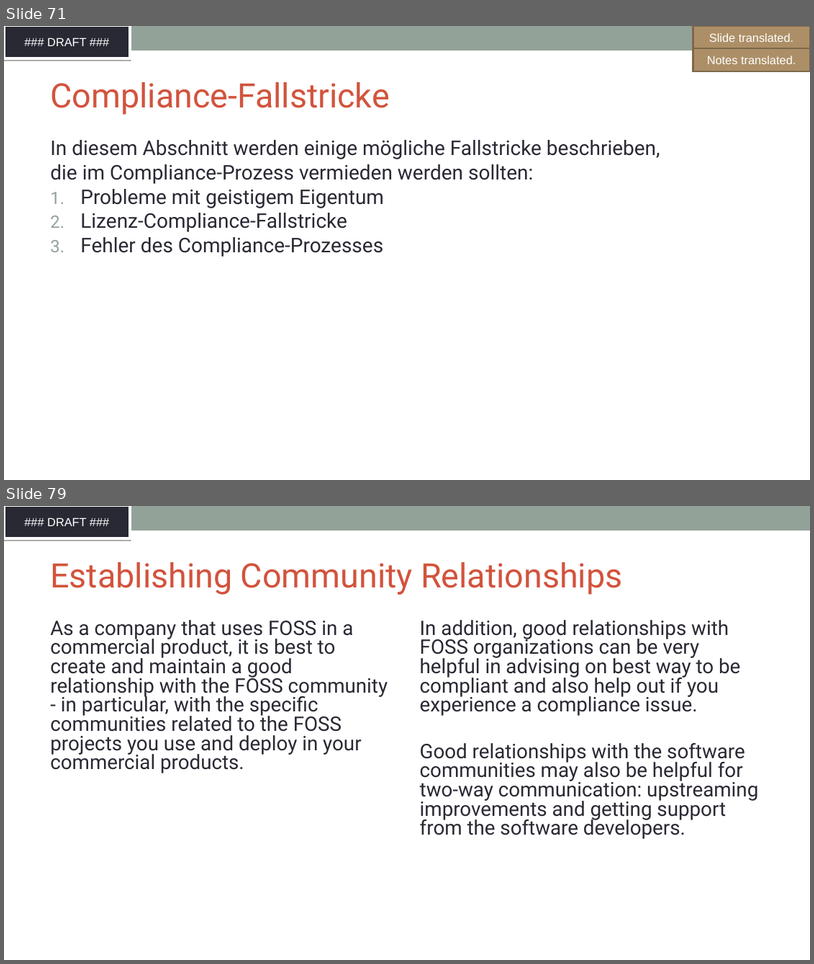
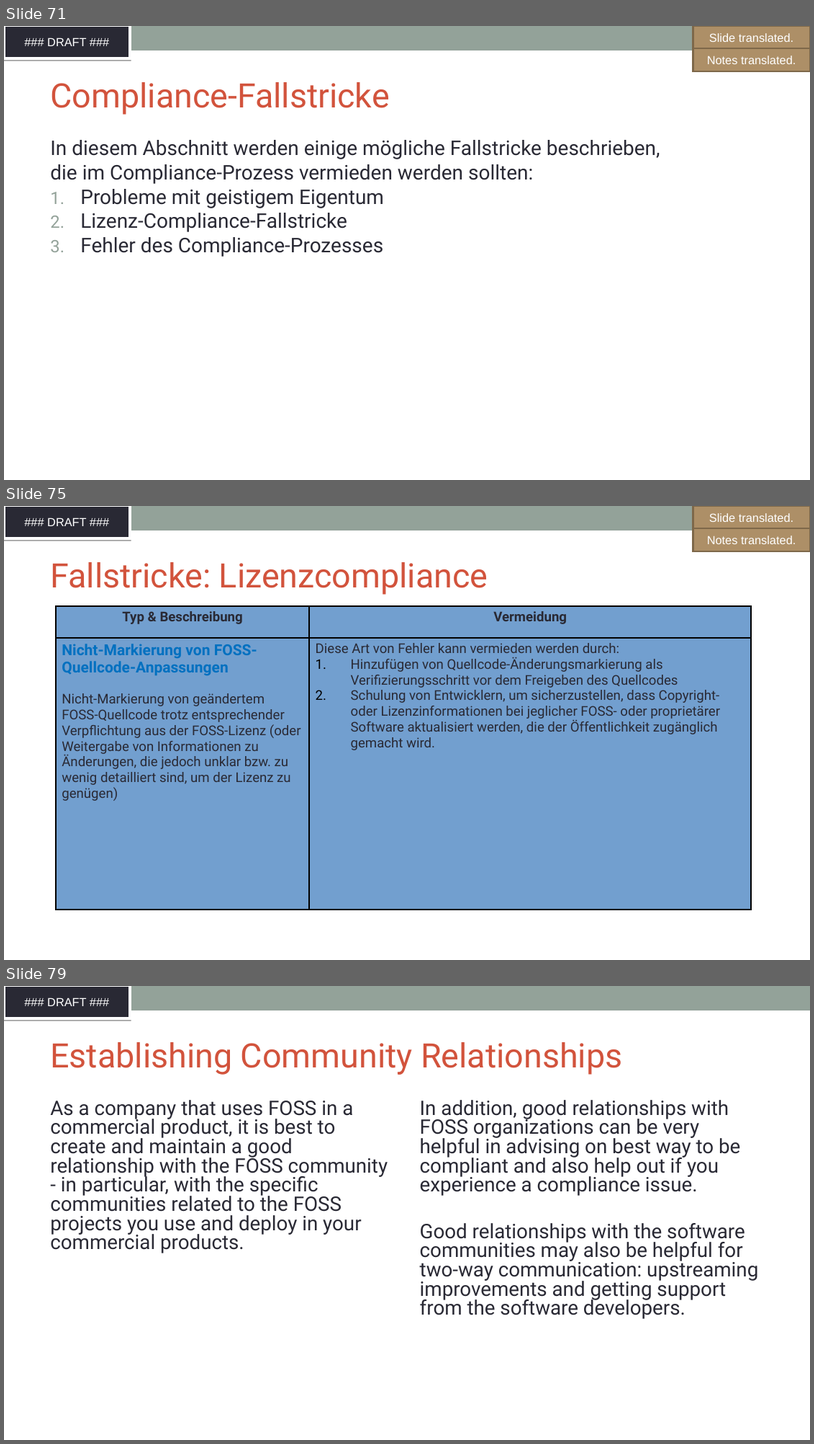
Before and after one commit to SThanheiser/curriculum, a slide deck: translation-DE/slides/DFT_openchain-curriculum-for-1-1_GER.odp. Shown one above the other, each under a label of ours: slides 71 and 79 before the commit, slides 71, 75 and 79 after it; the slides between them are not shown. The pictures are 814x964 and 814x1444 pixels, drawn with LibreOffice and Linux fonts; fonts in the diff are those of the drawing; background and template pictures are left out. Boxes give left, top, right and bottom in pixels: in the first picture for what was removed or moved away, otherwise in the second. Text is boxed around its words. In the diff, an @@ line names an element or a change of style, - is before the commit and + after.

```diff
--- a/translation-DE/slides/DFT_openchain-curriculum-for-1-1_GER.odp
+++ b/translation-DE/slides/DFT_openchain-curriculum-for-1-1_GER.odp
@@ slide 75 added at (4,506,810,960), background #FFFFFF; not listed: 2 template elements that a slide beside it also shows @@
@@ freeform shape added at (694,506,810,529), fill #AD8F67, outline #7E684A 2.01 pt, 14 pt, text #FFFFFF @@
+GFX translated.
@@ freeform shape added at (694,506,810,529), fill #AD8F67, outline #7E684A 2.01 pt, 14 pt, text #FFFFFF @@
+Slide translated.
@@ freeform shape added at (694,528,810,551), fill #AD8F67, outline #7E684A 2.01 pt, 14 pt, text #FFFFFF @@
+Notes translated.
@@ title added at (50,562,488,595), 40 pt, text #D2533C @@
+Fallstricke: Lizenzcompliance
@@ table added at (56,606,751,909), 2 rows, 2 columns @@
+Typ & Beschreibung | Vermeidung
+Nicht-Markierung von FOSS-Quellcode-Anpassungen / Nicht-Markierung von geändertem FOSS-Quellcode trotz entsprechender Verpflichtung aus der FOSS-Lizenz (oder Weitergabe von Informationen zu Änderungen, die jedoch unklar bzw. zu wenig detailliert sind, um der Lizenz zu genügen) | Diese Art von Fehler kann vermieden werden durch: / Hinzufügen von Quellcode-Änderungsmarkierung als Verifizierungsschritt vor dem Freigeben des Quellcodes / Schulung von Entwicklern, um sicherzustellen, dass Copyright- oder Lizenzinformationen bei jeglicher FOSS- oder proprietärer Software aktualisiert werden, die der Öffentlichkeit zugänglich gemacht wird.
```
Also in this commit, not shown: 6 other slides added, 7 slides removed, 1 other file.
